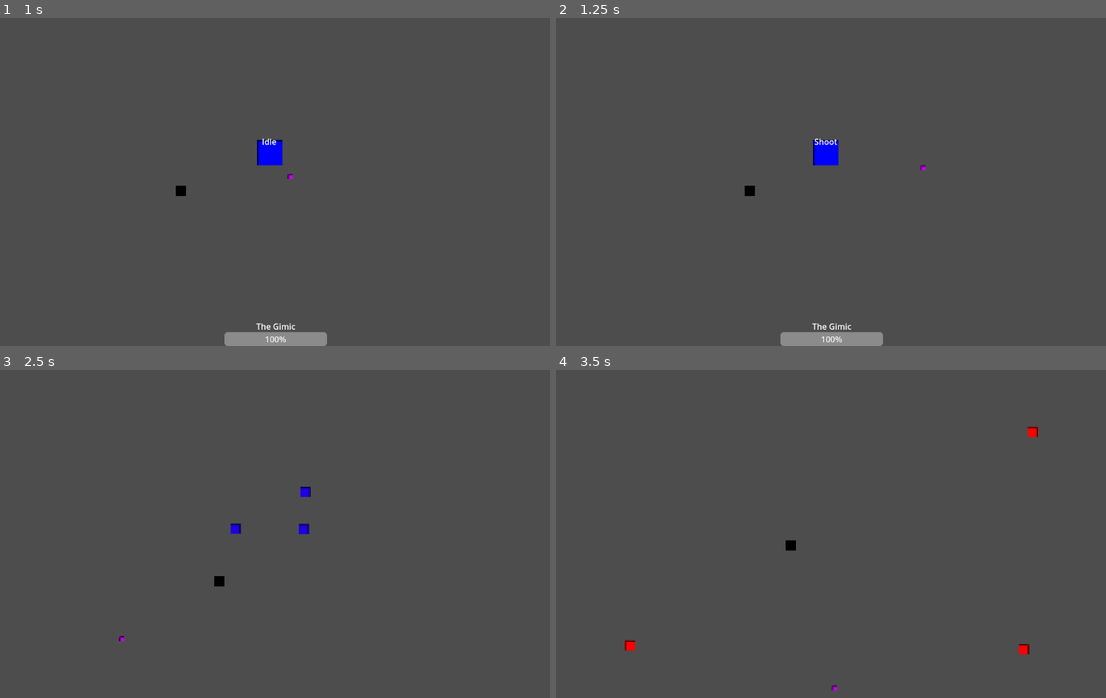
Above: before the commit, frames 1-4 (two rows, left to right).
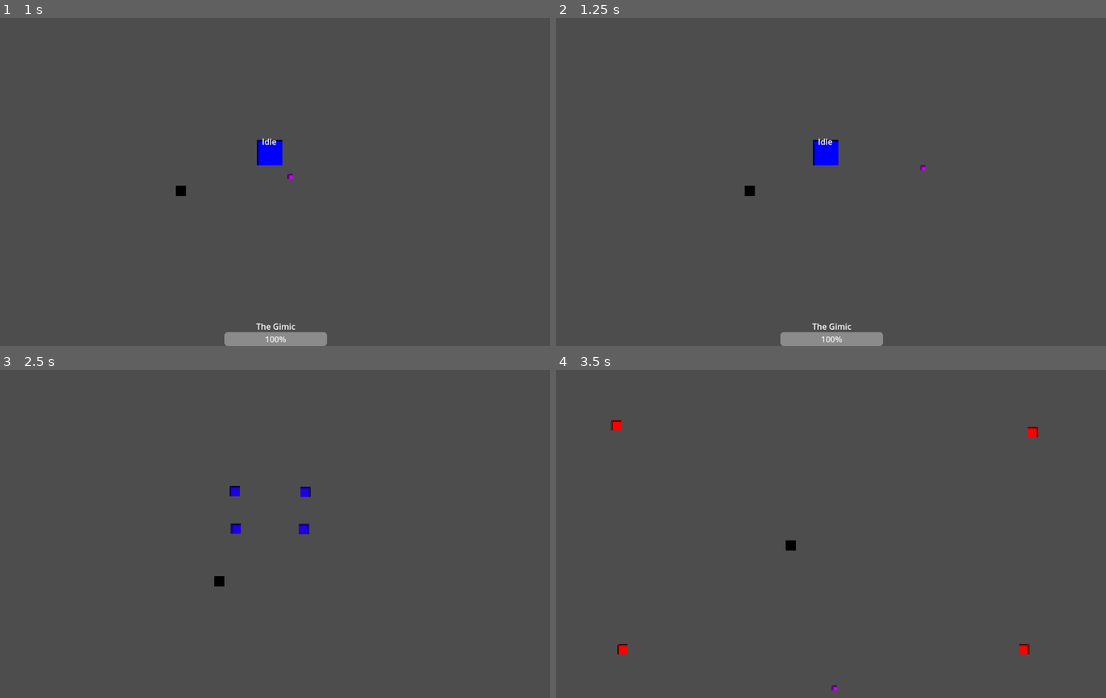
Above: after the commit, the same moments.

Repository: Asurant/giftboss
Game: Godot game, scene res://boss_room.tscn
Same seed, same stepped clock (60 frames per second), same inputs: the game is played once before the commit and once after it.
Inputs (mouse positions are in pixels of both pictures, inside the frame that each line leads up to):
- Up to frame 1 (1 s): tap Enter at 0.5 s; move the mouse to (407, 162) at 0.52 s; press the mouse at (407, 162) at 0.53 s; hold Right (ui_right) from 0.53 s (still down)
- Up to frame 2 (1.25 s): keep holding Right (ui_right)
- Up to frame 3 (2.5 s): move the mouse to (159, 547) at 1.27 s; release Right (ui_right) at 1.28 s; release the mouse at (159, 547) at 1.28 s; hold Down (ui_down) 1.28-2.03 s; click (159, 547) at 1.35 s; move the mouse to (335, 458) at 2.02 s; press the mouse at (335, 458) at 2.03 s; hold Right (ui_right) from 2.03 s (still down); tap Alt at 2.1 s
- Up to frame 4 (3.5 s): move the mouse to (803, 599) at 2.77 s; release Right (ui_right) at 2.78 s; release the mouse at (803, 599) at 2.78 s; hold Up (ui_up) from 2.78 s (still down); tap Shift at 2.85 s; click (803, 599) at 3.05 s

Frame 1 is identical in both runs. In frame 2, less than 0.1% of the frame differs, in the area x 46-52%, y 36-39%; in frame 3, 0.1%; in frame 4, 0.2%, in the area x 9-15%, y 15-87%.

Commit message:
Gave the ability for the dashing units to dash at the player

Diff:
--- a/boss.tscn
+++ b/boss.tscn
@@ -6,7 +6,8 @@
 [ext_resource type="Script" uid="uid://bmogjgdfylc2x" path="res://shoot.gd" id="3_lnbgr"]
 [ext_resource type="PackedScene" uid="uid://celvun8pp7lou" path="res://bullet.tscn" id="5_we8h1"]
 [ext_resource type="Script" uid="uid://djrpgakd6dgco" path="res://hoard.gd" id="6_we8h1"]
-[ext_resource type="PackedScene" uid="uid://j3cl1an4486e" path="res://minions_slash.tscn" id="7_kvofc"]
+[ext_resource type="PackedScene" uid="uid://tq8rjlfbvnbi" path="res://minions_shoot.tscn" id="7_kvofc"]
+[ext_resource type="PackedScene" uid="uid://j3cl1an4486e" path="res://minions_slash.tscn" id="8_ef0k6"]
 
 [sub_resource type="PlaceholderTexture2D" id="PlaceholderTexture2D_mihky"]
 size = Vector2(50, 50)
@@ -93,8 +94,8 @@
 [sub_resource type="RectangleShape2D" id="RectangleShape2D_lnbgr"]
 size = Vector2(50, 50)
 
-[sub_resource type="RectangleShape2D" id="RectangleShape2D_o1i15"]
-size = Vector2(300, 300)
+[sub_resource type="CircleShape2D" id="CircleShape2D_ef0k6"]
+radius = 150.0
 
 [node name="Boss" type="CharacterBody2D"]
 collision_layer = 2
@@ -169,7 +170,7 @@
 [node name="PlayerDetection" type="Area2D" parent="."]
 
 [node name="CollisionShape2D" type="CollisionShape2D" parent="PlayerDetection"]
-shape = SubResource("RectangleShape2D_o1i15")
+shape = SubResource("CircleShape2D_ef0k6")
 
 [node name="debug" type="Label" parent="."]
 anchors_preset = 5
@@ -194,11 +195,12 @@
 bullet_node = ExtResource("5_we8h1")
 
 [node name="Timer" type="Timer" parent="FiniteStateMachine/Shoot"]
-wait_time = 0.7
+wait_time = 1.5
 
 [node name="Hoard" type="Node2D" parent="FiniteStateMachine"]
 script = ExtResource("6_we8h1")
 minion_shoot = ExtResource("7_kvofc")
+minion_slash = ExtResource("8_ef0k6")
 
 [connection signal="body_entered" from="PlayerDetection" to="FiniteStateMachine/Idle" method="_on_player_detection_body_entered"]
 [connection signal="timeout" from="FiniteStateMachine/Shoot/Timer" to="FiniteStateMachine/Shoot" method="_on_timer_timeout"]
--- a/hoard.gd
+++ b/hoard.gd
@@ -2,6 +2,7 @@
 
 @onready var spawn_points = owner.get_parent().find_child("SpawnPoints").get_children()
 @export var minion_shoot: PackedScene
+@export var minion_slash: PackedScene
 
 func enter():
 	super.enter()
@@ -15,9 +16,19 @@
 
 	minion_shoot_instance.scatter(spawn_points[index].position)
 
+func spawn_minions_slash(index):
+	var minion_slash_instance = minion_slash.instantiate()
+	minion_slash_instance.position = global_position
+
+	get_tree().current_scene.add_child(minion_slash_instance)
+
+	minion_slash_instance.scatter(spawn_points[index].position)
+
 func second_phase():
 	animation_player.play("phase_2")
 	spawn_points.shuffle()
 
-	for i in range(3):
-		spawn_minions_shoot(i+1)
+	spawn_minions_shoot(0)
+	spawn_minions_shoot(1)
+	spawn_minions_slash(2)
+	spawn_minions_slash(3)
--- a/idle.gd
+++ b/idle.gd
@@ -8,7 +8,7 @@
 		collision.set_deferred("disabled", value)
 
 func _on_player_detection_body_entered(body):
-	player_entered = true # Replace with function body.
+	player_entered = true
 
 func transition():
 	if player_entered:
--- a/minions_shoot.tscn
+++ b/minions_shoot.tscn
@@ -89,6 +89,6 @@
 autoplay = "play"
 
 [node name="Timer" type="Timer" parent="."]
-wait_time = 0.7
+wait_time = 1.5
 
 [connection signal="timeout" from="Timer" to="." method="_on_timer_timeout"]
--- a/minions_slash.gd
+++ b/minions_slash.gd
@@ -2,8 +2,11 @@
 
 @onready var player = get_parent().find_child("player")
 @onready var sprite = $Sprite2D
+@onready var collision = $"../../PlayerDetection/CollisionShape2D"
 
 var direction : Vector2
+var is_dashing = false
+var dash_speed = 250
 
 func _process(_delta):
 	direction = player.position - position
@@ -12,7 +15,10 @@
 	else:
 		sprite.flip_h = false
 
+
 func _physics_process(delta):
+	if is_dashing:
+		return
 	velocity = direction.normalized() * 40
 	move_and_collide(velocity * delta)
 
@@ -21,3 +27,24 @@
 	tween_position.tween_property(self, "global_position", pos, 0.7)
 	await tween_position.finished
 	$Timer.start()
+
+func take_damage():
+	health -= 1
+	if health <= 0:
+		queue_free()
+
+var health = 25:
+	set(value):
+		health = value
+
+func _on_player_detection_body_entered(body):
+	if body != player or is_dashing:
+		return
+	is_dashing = true
+
+	var dash_dir = (player.global_position - global_position).normalized()
+	var tween = create_tween()
+	tween.tween_property(self, "global_position", global_position + dash_dir * dash_speed, 0.8)
+	await tween.finished
+
+	is_dashing = false
--- a/minions_slash.tscn
+++ b/minions_slash.tscn
@@ -67,7 +67,12 @@
 &"play": SubResource("Animation_hg4op")
 }
 
+[sub_resource type="CircleShape2D" id="CircleShape2D_yrn2s"]
+radius = 100.0
+
 [node name="minions_slash" type="CharacterBody2D"]
+collision_layer = 2
+collision_mask = 0
 script = ExtResource("1_yrn2s")
 
 [node name="Sprite2D" type="Sprite2D" parent="."]
@@ -86,3 +91,11 @@
 
 [node name="Timer" type="Timer" parent="."]
 wait_time = 0.7
+
+[node name="PlayerDetection" type="Area2D" parent="."]
+
+[node name="CollisionShape2D" type="CollisionShape2D" parent="PlayerDetection"]
+shape = SubResource("CircleShape2D_yrn2s")
+
+[connection signal="body_entered" from="PlayerDetection" to="." method="_on_player_detection_body_entered"]
+[connection signal="body_exited" from="PlayerDetection" to="." method="_on_player_detection_body_exited"]
Not shown: 1 places in boss.tscn that only renumber resources
Not shown: 2 places in minions_shoot.tscn that only renumber resources
Not shown: 1 places in minions_slash.tscn that only renumber resources
